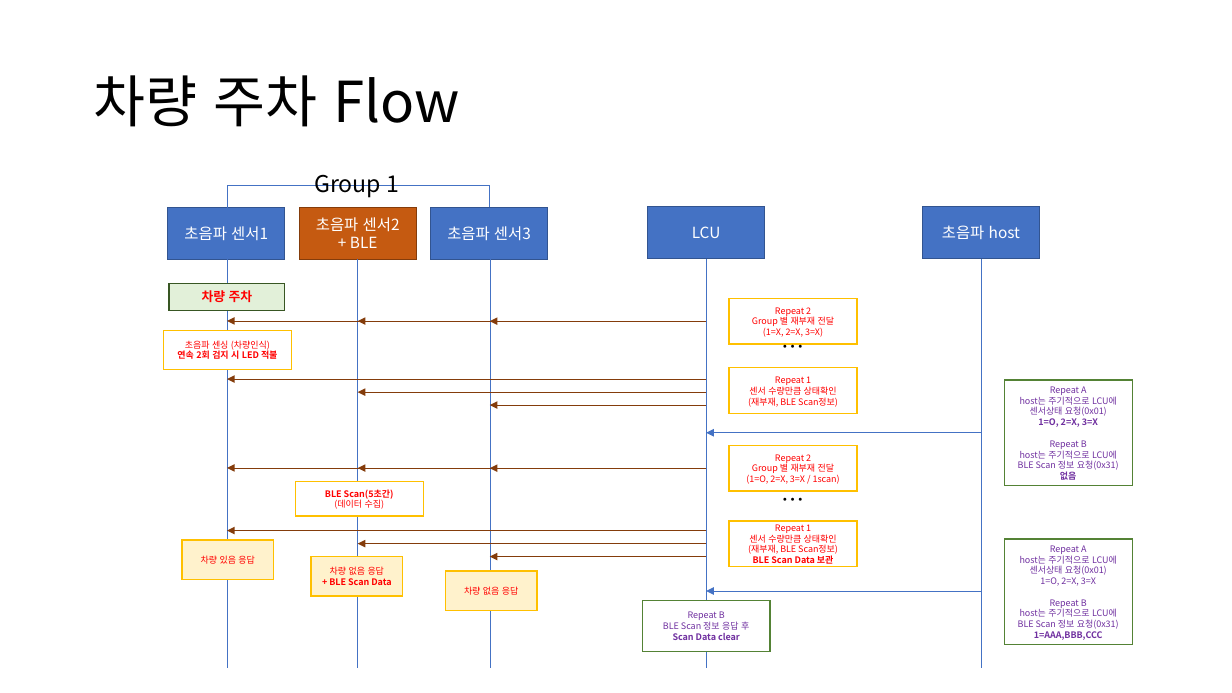
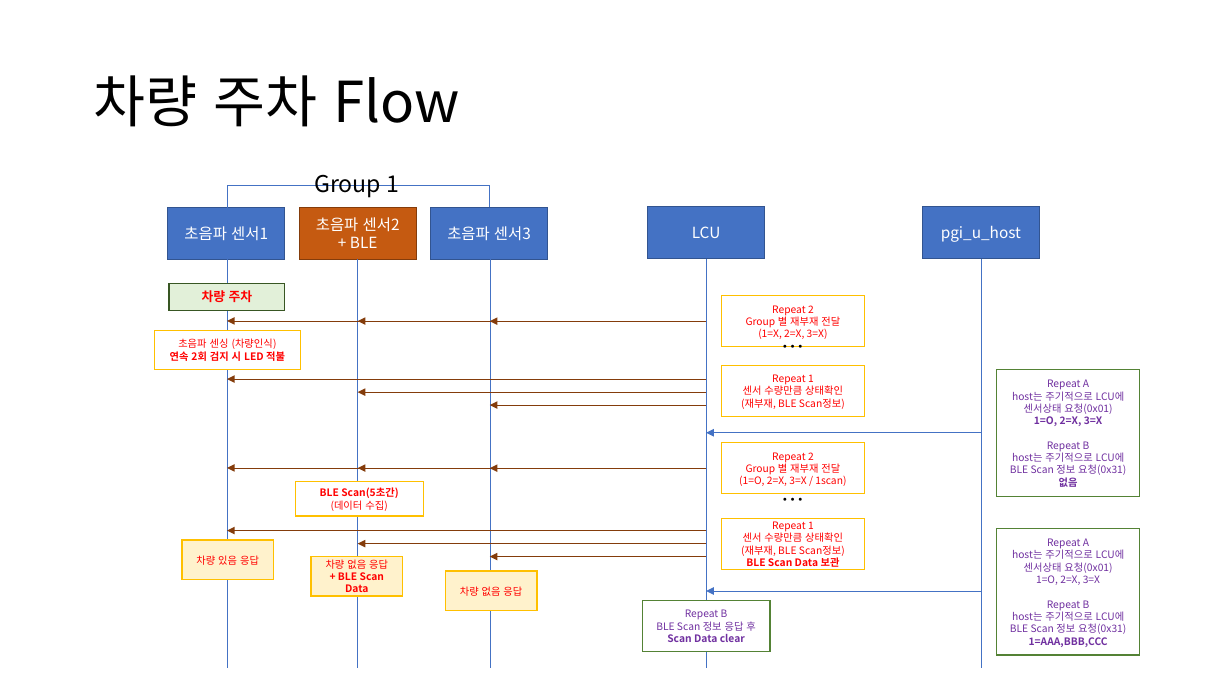
Before and after one commit to Anjeongkyun/RestTemplateClient, a slide deck: slide 6 of document/DAVIS 구조.pptx (slide 3 before the commit). Drawn at 1232x693 pixels with LibreOffice and Linux fonts; fonts in the diff are those of the drawing. Boxes give left, top, right and bottom in pixels: in the first picture for what was removed or moved away, otherwise in the second. Text is boxed around its words. In the diff, an @@ line names an element or a change of style, - is before the commit and + after.

Commit message:
[ghlee] 1. 상황별 Flow 추가(계속)

```diff
--- a/document/DAVIS 구조.pptx
+++ b/document/DAVIS 구조.pptx
@@ text in rectangle at <box>941,225,1021,242</box>: text changed @@
-초음파 host
+pgi_u_host
@@ rectangle "Repeat 2": place and size @@
-rectangle "Repeat 2" at <box>729,299,858,345</box>
+rectangle "Repeat 2" at <box>722,296,865,347</box>
@@ rectangle "초음파 센싱 (차량인식)": place and size @@
-rectangle "초음파 센싱 (차량인식)" at <box>164,330,292,369</box>
+rectangle "초음파 센싱 (차량인식)" at <box>154,330,300,369</box>
@@ rectangle "Repeat 1": place and size @@
-rectangle "Repeat 1" at <box>729,368,858,414</box>
+rectangle "Repeat 1" at <box>722,365,865,416</box>
@@ rectangle "Repeat A": place and size @@
-rectangle "Repeat A" at <box>1005,380,1133,485</box>
+rectangle "Repeat A" at <box>997,370,1140,496</box>
@@ rectangle "Repeat 2": place and size @@
-rectangle "Repeat 2" at <box>729,445,858,492</box>
+rectangle "Repeat 2" at <box>722,443,865,494</box>
@@ rectangle "Repeat 1": place and size @@
-rectangle "Repeat 1" at <box>729,521,858,567</box>
+rectangle "Repeat 1" at <box>722,518,865,569</box>
@@ size 7 to 8 pt in 12 elements at <box>296,482,424,516</box>, <box>182,540,274,579</box>, <box>311,556,403,596</box>, <box>445,571,537,611</box>, <box>642,601,771,652</box>, <box>154,330,300,369</box>, <box>722,365,865,416</box>, <box>722,296,865,347</box>, <box>722,443,865,494</box>, <box>722,518,865,569</box>, <box>997,370,1140,496</box>, <box>997,529,1140,655</box> @@
@@ rectangle "Repeat A": place and size @@
-rectangle "Repeat A" at <box>1005,539,1133,644</box>
+rectangle "Repeat A" at <box>997,529,1140,655</box>
```
Also in this commit, not shown: 2 other slides changed, 4 slides added.
